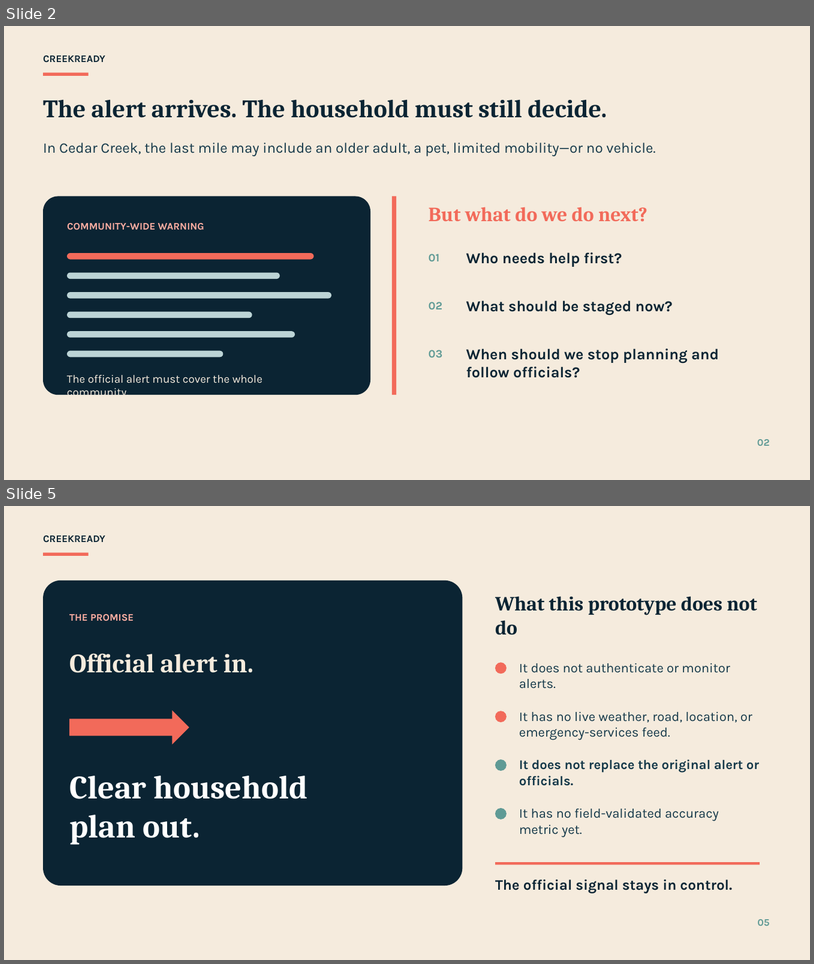
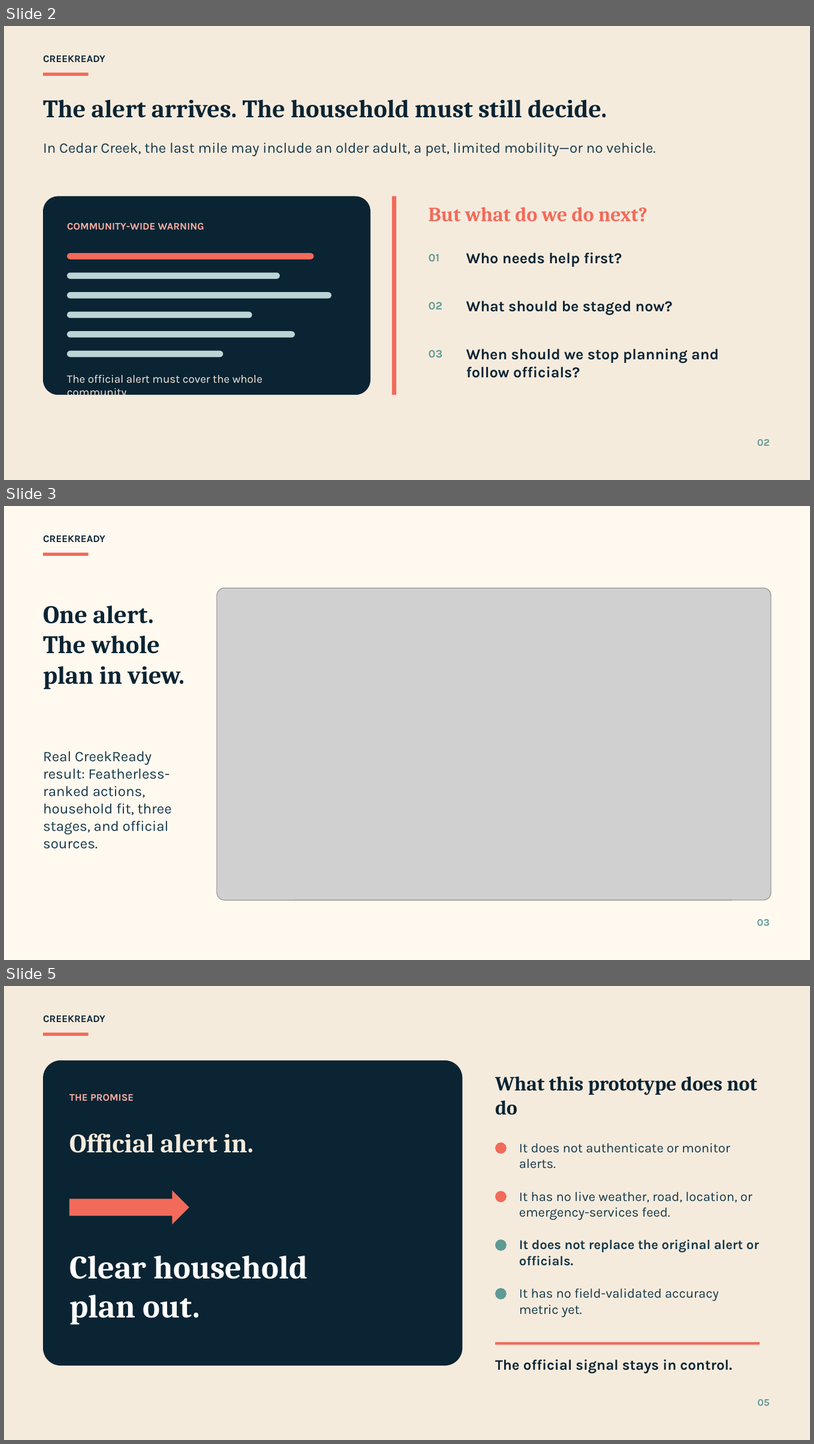
Before and after one commit to nexicturbo/creekready-iris-hacks-iv, a slide deck: docs/CreekReady-Iris-Hacks-IV.pptx. Shown one above the other, each under a label of ours: slides 2 and 5 before the commit, slides 2, 3 and 5 after it; the slides between them are not shown. The pictures are 814x964 and 814x1444 pixels, drawn with LibreOffice and Linux fonts; fonts in the diff are those of the drawing; grey boxes stand for pictures. Boxes give left, top, right and bottom in pixels: in the first picture for what was removed or moved away, otherwise in the second. Text is boxed around its words. In the diff, an @@ line names an element or a change of style, - is before the commit and + after.

```diff
--- a/docs/CreekReady-Iris-Hacks-IV.pptx
+++ b/docs/CreekReady-Iris-Hacks-IV.pptx
@@ slide 3 added at (4,506,810,960), background #FFF9F0 @@
@@ text added at (43,535,105,543), 12 pt, text #0B2433, bold @@
+CREEKREADY
@@ rectangle added at (44,553,89,556), fill #F26A5A @@
@@ picture added at (217,588,771,900) @@
@@ text added at (43,606,185,689), 30 pt, text #0B2433, bold @@
+One alert.
+The whole plan in view.
@@ text added at (43,751,172,849), 17.2 pt, text #143849 @@
+Real CreekReady result: Featherless-ranked actions, household fit, three stages, and official sources.
@@ text added at (758,919,770,925), 12 pt, text #5F9A95, bold @@
+03
```
Also in this commit, not shown: 1 slide changed, 1 slide removed, 21 other files.
